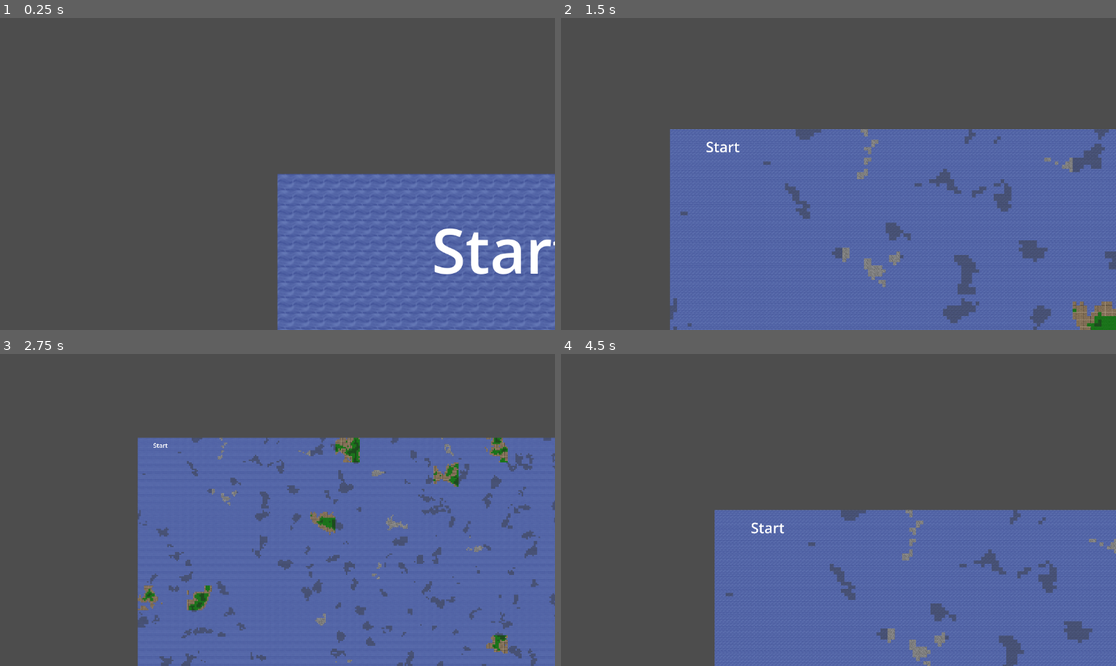
Above: before the commit, frames 1-4 (two rows, left to right).
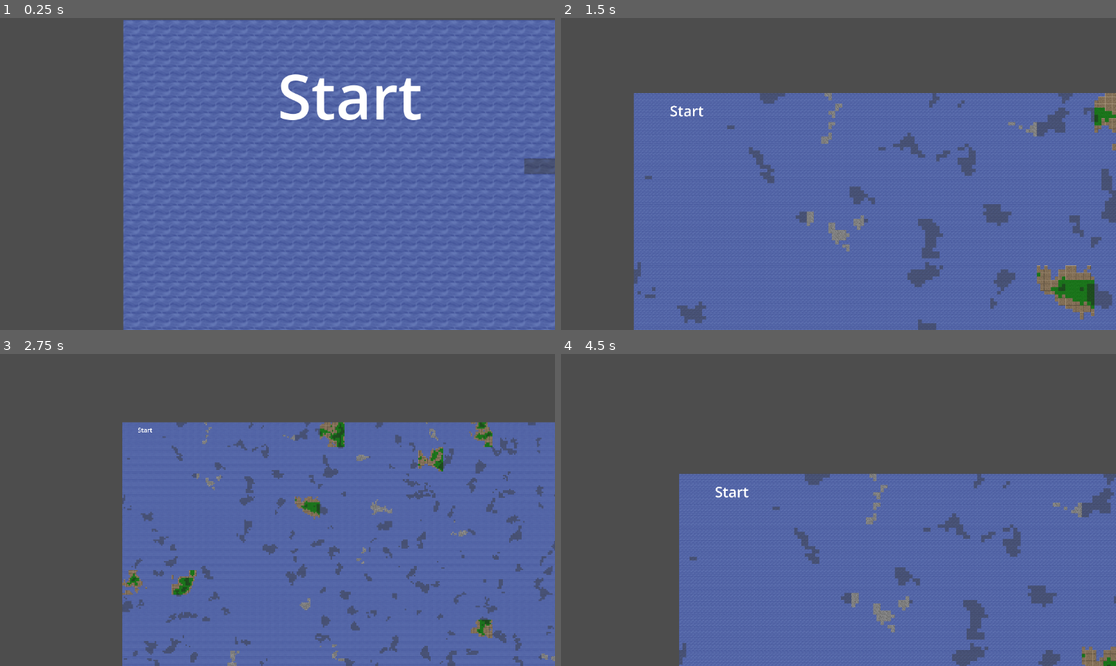
Above: after the commit, the same moments.

Repository: KN-Neuron/Neurogaming-wdrozenie-2026
Game: Godot game, scene res://main.tscn
The game is run twice, just before and just after one commit, with the same random seed, the same clock (stepped at 60 frames per second) and the same inputs. The project has no main scene, so this scene is started directly.
Inputs:
- Up to frame 1 (0.25 s): no input
- Up to frame 2 (1.5 s): tap Enter at 0.5 s; hold Right (ui_right) 0.53-1.28 s; hold E 0.53-1.28 s; hold Down (ui_down) from 1.28 s (still down); tap Q at 1.35 s
- Up to frame 3 (2.75 s): release Down (ui_down) at 2.03 s; hold Right (ui_right) from 2.03 s (still down); hold E from 2.03 s (still down)
- Up to frame 4 (4.5 s): release Right (ui_right) at 2.78 s; release E at 2.78 s; hold Up (ui_up) 2.78-3.53 s; tap Q at 2.85, 4.35 s; hold E 3.53-4.28 s; hold Left (ui_left) from 3.53 s (still down)

The runs differ from the first frame. In frame 1, 54% of the frame differs, in the area x 22-100%, y 0-100%; in frame 2, 22%; in frame 3, 16%; in frame 4, 17%.

Commit message:
Set Camera2D position to start tile based on chunk size in _ready function

Diff:
--- a/neuroship/World/Terrain/terrain_generator.gd
+++ b/neuroship/World/Terrain/terrain_generator.gd
@@ -42,6 +42,9 @@
 	if debug_mode:
 		_create_debug_marker(start_pos_tiles, "Start", Color.GREEN)
 		_create_debug_marker(end_pos_tiles, "End", Color.RED)
+
+		var tile_size: float = chunk_size_pixels.x / float(tiles_per_chunk)
+		$Camera2D.position = start_pos_tiles * tile_size
 
 func generate_chunk_map() -> void:
 	if biomes.is_empty():
